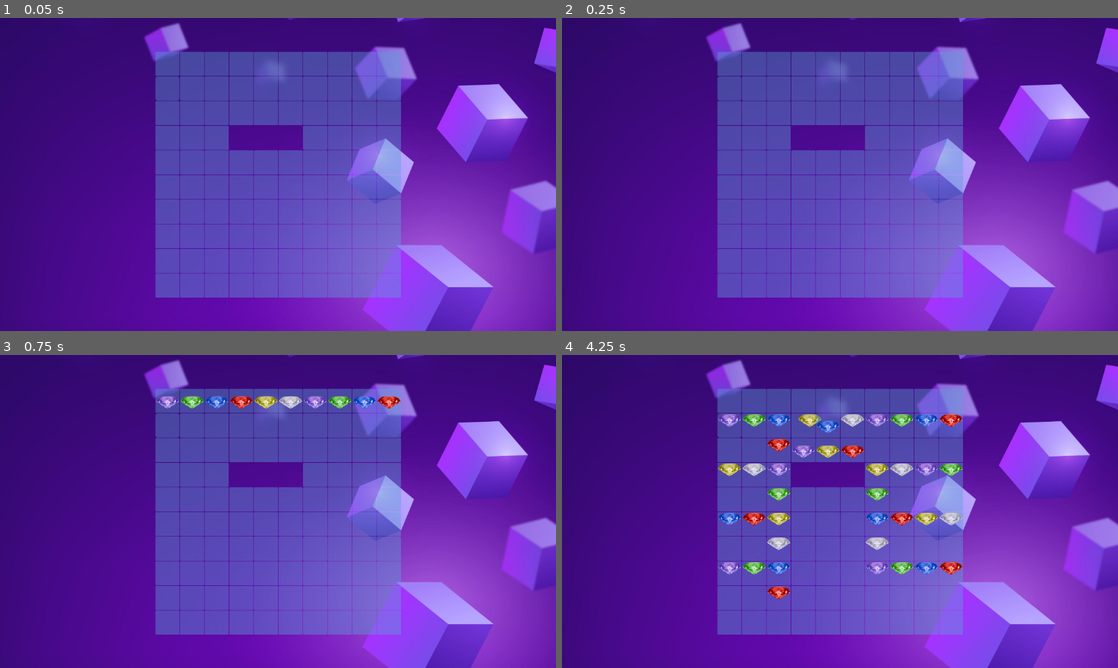
Above: before the commit, frames 1-4 (two rows, left to right).
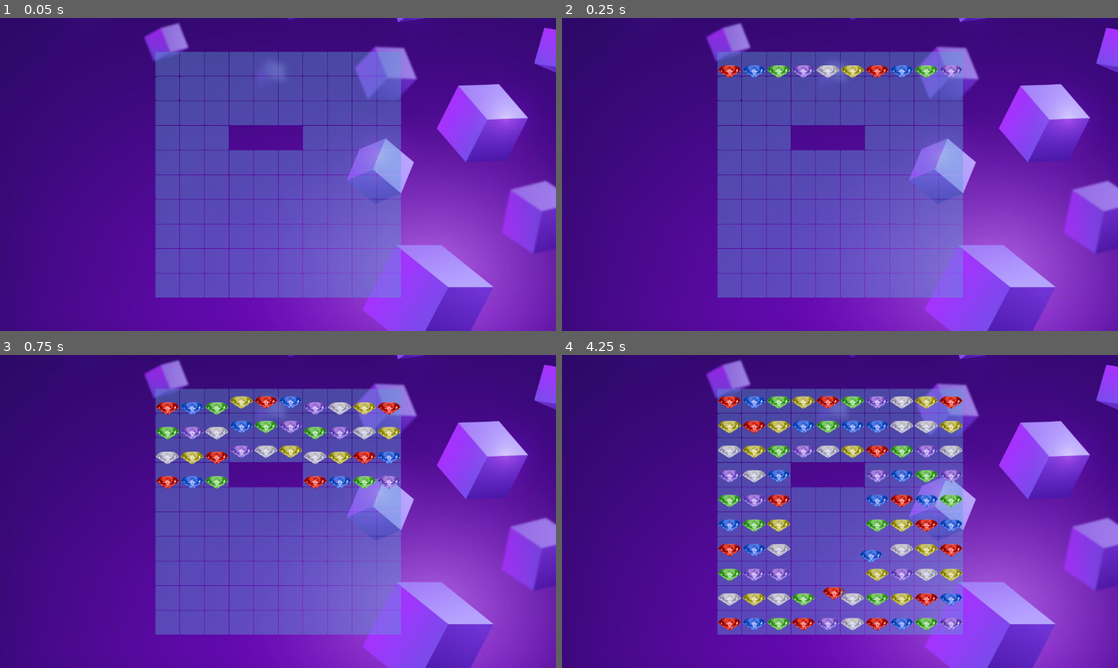
Above: after the commit, the same moments.

Repository: Medex81/LadyJu
Game: Godot game, scene res://game/scenes/game_field/game_field.tscn
Same seed, same stepped clock (60 frames per second), same inputs: the game is played once before the commit and once after it.
Inputs:
- Up to frame 1 (0.05 s): no input
- Up to frame 2 (0.25 s): no input
- Up to frame 3 (0.75 s): tap Enter at 0.5 s
- Up to frame 4 (4.25 s): no input

Frame 1 is identical in both runs. In frame 2, 1.1% of the frame differs, in the area x 28-72%, y 15-20%; in frame 3, 4.5%; in frame 4, 12%, in the area x 28-73%, y 13-88%.

Commit message:
Fix a random left-right move.

Diff:
--- a/game/logic/cell_model.gd
+++ b/game/logic/cell_model.gd
@@ -4,8 +4,10 @@
 
 var is_hole:bool = false
 var is_spawn:bool = false
-
 var items:Array[ItemModel]
+var x = -1
+var y = -1
+var flat_ind = -1
 
 func can_move()->bool:
 	return true if not is_hole and  not items.is_empty() else false
@@ -18,8 +20,7 @@
 
 func add_item(item:ItemModel):
 	items.append(item)
-	if items.size() > 1:
-		pass
+
 
 func get_item_type()->Match3Logic.EItemTypes:
 	return -1 if items.is_empty() else items.back().type
--- a/game/logic/match3_core.gd
+++ b/game/logic/match3_core.gd
@@ -11,10 +11,14 @@
 	YELLOW
 }
 
+enum EDirect{DOWN = 0, LEFT = -1, RIGHT = 1}
+
 var _cols:int = 0
 var _rows:int = 0
 var _size:int = 0
 var _cells:Array
+var _cells_spawnable:Array
+var _cells_auto_movable:Array
 var _result:UpdateResult = UpdateResult.new()
 var _spawn_index:int = 0
 
@@ -33,31 +37,37 @@
 		var cell = _cells[flat_index % _cols][flat_index / _cols] as CellModel
 		cell.is_hole = is_hole
 		cell.is_spawn = is_spawn
+		cell.x = flat_index % _cols
+		cell.y = flat_index / _cols
+		cell.flat_ind = flat_index
+		if is_spawn:
+			_cells_spawnable.append(cell)
+		if not is_hole and cell.y < _rows - 1:
+			_cells_auto_movable.append(cell)
+
+func end_init():
+	_cells_auto_movable.reverse()
 
 func set_cell_item(flat_index:int, is_blocked:bool, type:EItemTypes):
 	var cell = _cells[flat_index % _cols][flat_index / _cols] as CellModel
 	cell.items.append(ItemModel.new(is_blocked, type))
 
-func _move_if_can(col:int, row:int, shift:int, moves:Array)->bool:
-	if col + shift >= 0 \
-	and col + shift < _cols \
-	and _cells[col + shift][row + 1].can_receive():
-		var from_flat_index = index_to_flat(col, row)
-		var to_flat_index = index_to_flat(col + shift, row + 1)
-		moves.append([from_flat_index, to_flat_index])
-		_cells[col][row].swap(_cells[col + shift][row + 1])
-		return true
+func _move_if_can(cell:CellModel, shift:EDirect, moves:Array)->bool:
+	if cell.x + shift >= 0 and  cell.x + shift < _cols:
+		var other_cell = _cells[cell.x + shift][cell.y + 1] as CellModel
+		if other_cell.can_receive():
+			moves.append([cell.flat_ind, other_cell.flat_ind])
+			cell.swap(other_cell)
+			return true
 	return false
 
-func _spawn(col:int, row:int, spawns:Array):
+func _spawn(cell:CellModel, spawns:Array):
 	var new_item = _spawn_index
 	_spawn_index += 1
 	if _spawn_index == EItemTypes.size():
 		_spawn_index = 0
-	_cells[col][row].add_item(ItemModel.new(false, new_item))
-
-	var in_flat_index = index_to_flat(col, row)
-	spawns.append([in_flat_index, new_item])
+	cell.add_item(ItemModel.new(false, new_item))
+	spawns.append([cell.flat_ind, new_item])
 
 func swap(index_first:int, index_second:int)->bool:
 	var col_first = index_first % _cols
@@ -66,13 +76,17 @@
 	var col_second = index_second % _cols
 	var row_second = index_second / _cols
 
+	var cell_first = _cells[col_first][row_first]
+	var cell_second = _cells[col_second][row_second]
+
+
 	if absi(col_first - col_second) + absi(row_first - row_second) == 1 \
-	and _cells[col_first][row_first].can_move() and _cells[col_second][row_second].can_move():
-		_cells[col_first][row_first].swap(_cells[col_second][row_second])
+	and cell_first.can_move() and cell_second.can_move():
+		cell_first.swap(cell_second)
 		if _is_match(col_first, row_first) or _is_match(col_second, row_second):
 			return true
 		else:
-			_cells[col_first][row_first].swap(_cells[col_second][row_second])
+			cell_first.swap(cell_second)
 	return false
 
 func _is_match(col:int, row:int)->bool:
@@ -143,28 +157,34 @@
 	var result:Array[int]
 	if not arr.is_empty():
 		for cell in arr:
-			result.append(index_to_flat(cell[0], cell[1]))
+			result.append(_cells[cell[0]][cell[1]].flat_ind)
 	return result
-
-func index_to_flat(col:int, row:int)->int:
-	return col + row * _cols
 
 func update()->UpdateResult:
 	_result.clear()
+
+	#delete matches
 	_result.deletes = arr_to_flat(_match())
 	array_unique(_result.deletes)
-	for col in range(_cols - 1, -1, -1):
-		# -2  start from last - 1 row and check moving down
-		for row in range(_rows - 2, -1, -1):
-			# move
-			if _cells[col][row].can_move():
-				if not _move_if_can(col, row, 0, _result.moves):
-					if not _move_if_can(col, row, 1, _result.moves):
-						_move_if_can(col, row, -1,  _result.moves)
-				continue
+	if not _result.deletes.is_empty():
+		return _result
 
-			# spawn
-			if _cells[col][row].can_spawn():
-				_spawn(col, row, _result.spawns)
-				continue
+	#spawn
+	for cell in _cells_spawnable:
+		if cell.can_spawn():
+			_spawn(cell, _result.spawns)
+	if not _result.spawns.is_empty():
+		return _result
+
+	#move down
+	for cell in _cells_auto_movable:
+		cell.can_move() and _move_if_can(cell, EDirect.DOWN, _result.moves)
+	if not _result.moves.is_empty():
+		return _result
+
+	#move left/right
+	for cell in _cells_auto_movable:
+		if cell.can_move() and (_move_if_can(cell, EDirect.LEFT, _result.moves) or _move_if_can(cell, EDirect.RIGHT, _result.moves)):
+			return _result
+
 	return _result
--- a/game/scenes/game_field/cell.gd
+++ b/game/scenes/game_field/cell.gd
@@ -38,15 +38,16 @@
 
 func _drop_data(_at_position, data):
 	send_tap.emit(data, self)
-
+var _tween:Tween = null
 func move_animation(item:Item, new_position:Vector2):
-	var tween = create_tween().tween_property(item, "position", new_position, 0.4)
-	tween.set_trans(Tween.TRANS_BOUNCE)
-	await tween.finished
+	_tween = create_tween()
+	_tween.tween_property(item, "position", new_position, 0.2)
 
 func swap(cell_other:Cell):
 	var item_other = cell_other.items.pop_back() as Item
 	var item_my = items.pop_back() as Item
+	if _tween:
+			_tween.kill()
 	if item_other:
 		cell_other.remove_child(item_other)
 		add_child(item_other)
--- a/game/scenes/game_field/gred.gd
+++ b/game/scenes/game_field/gred.gd
@@ -28,7 +28,7 @@
 			for item in cell.items:
 				_logic.set_cell_item(flat_cell_index, item.is_blocked, item.item_type)
 			flat_cell_index += 1
-
+		_logic.end_init()
 	if _cells.size() % columns:
 		print("Warning > Every row must have the size equal {1}.".format([columns]))
 
@@ -67,3 +67,17 @@
 	if _logic and _logic.swap(first, second):
 		swap([[first, second]])
 		$Timer.start()
+
+func _update():
+	if _logic:
+		var result = _logic.update()
+		if result.is_empty():
+			$Timer.stop()
+		else:
+			delete(result.deletes)
+			swap(result.moves)
+			spawn(result.spawns)
+
+func _unhandled_input(event):
+	if event is InputEventKey and event.is_pressed():
+		_on_timer_timeout()
--- a/game/scenes/game_field/gred.tscn
+++ b/game/scenes/game_field/gred.tscn
@@ -57,7 +57,7 @@
 script = ExtResource("1_dk66i")
 
 [node name="Timer" type="Timer" parent="."]
-wait_time = 0.5
+wait_time = 0.1
 autostart = true
 
 [node name="cell" parent="." instance=ExtResource("2_tw0j8")]
@@ -378,4 +378,5 @@
 [node name="cell100" parent="." instance=ExtResource("2_tw0j8")]
 layout_mode = 2
 
+[connection signal="gui_input" from="." to="." method="_on_gui_input"]
 [connection signal="timeout" from="Timer" to="." method="_on_timer_timeout"]
Not shown: 2 places in game/scenes/game_field/gred.tscn that only renumber resources
